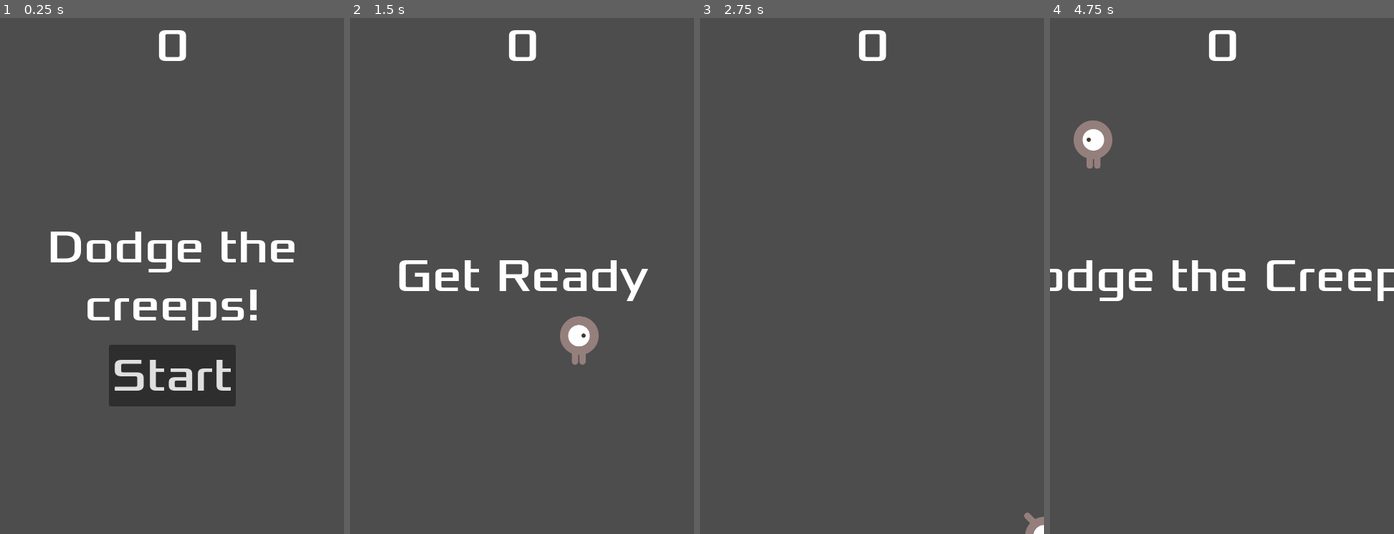
Above: before the commit, frames 1-4 (left to right).
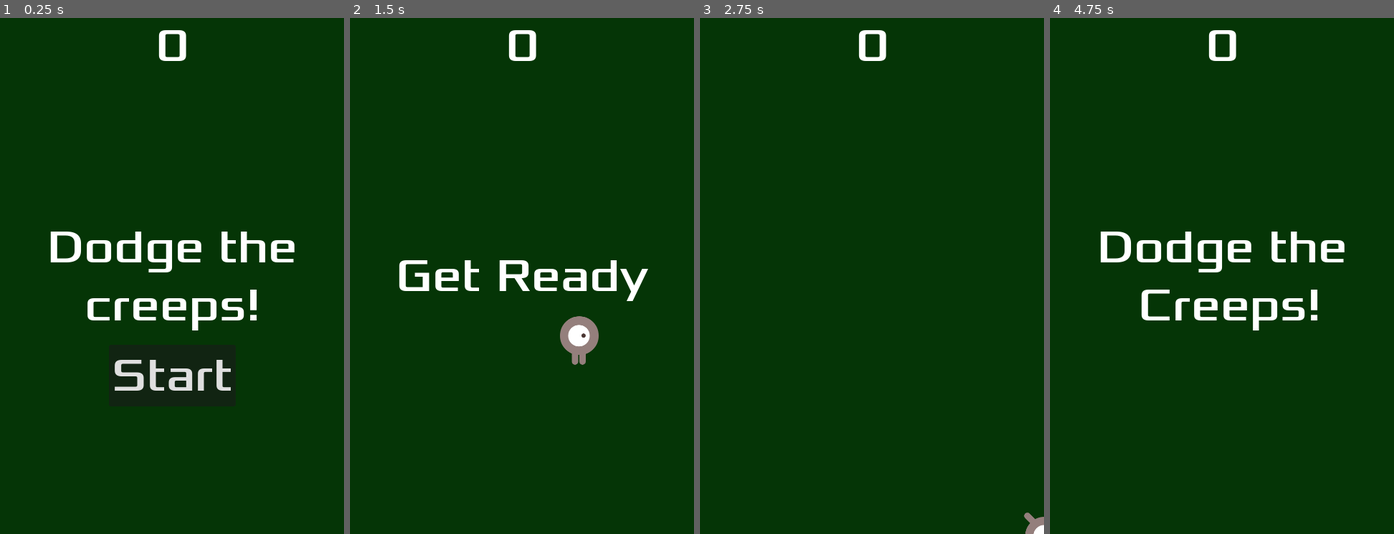
Above: after the commit, the same moments.

Repository: Ricardo-Macias/Simulacion_por_Computadora
Game: Godot game, scene res://main.tscn
The game is run twice, just before and just after one commit, with the same random seed, the same clock (stepped at 60 frames per second) and the same inputs. The project has no main scene, so this scene is started directly.
Inputs:
- Up to frame 1 (0.25 s): no input
- Up to frame 2 (1.5 s): click "Start" at 0.5 s; tap Enter at 1.25 s; hold Right (move_right) from 1.28 s (still down)
- Up to frame 3 (2.75 s): release Right (move_right) at 2.03 s; hold Down (move_down) from 2.03 s (still down)
- Up to frame 4 (4.75 s): release Down (move_down) at 2.78 s; hold Right (move_right) 2.78-3.53 s; hold Up (move_up) 3.53-4.28 s; hold Left (move_left) from 4.28 s (still down)

The runs differ from the first frame. In frame 1, 96% of the frame differs, in the area x 0-100%, y 0-100%; in frame 2, 97%; in frame 3, 100%; in frame 4, 100%.

Commit message:
feat: agregar fondo

Diff:
--- a/Your_First_2D_game/hud.gd
+++ b/Your_First_2D_game/hud.gd
@@ -1,14 +1,6 @@
 extends CanvasLayer
 
 signal start_game
-
-# Called when the node enters the scene tree for the first time.
-func _ready():
-	pass
-
-
-func _process(delta):
-	pass
 
 func show_message(text):
 	$Message.text = text
@@ -21,7 +13,7 @@
 
 	await $MessageTimer.timeout
 
-	$Message.text = "Dodge the Creeps!"
+	$Message.text = "Dodge the \n Creeps!"
 	$Message.show()
 
 	await get_tree().create_timer(1.0).timeout
--- a/Your_First_2D_game/hud.tscn
+++ b/Your_First_2D_game/hud.tscn
@@ -1,7 +1,13 @@
-[gd_scene load_steps=3 format=3 uid="uid://m5g6le3y50ay"]
+[gd_scene load_steps=5 format=3 uid="uid://m5g6le3y50ay"]
 
 [ext_resource type="Script" path="res://hud.gd" id="1_eow5u"]
 [ext_resource type="FontFile" uid="uid://jabwsa5yt12x" path="res://font/Xolonium-Regular.ttf" id="1_pb128"]
+
+[sub_resource type="InputEventAction" id="InputEventAction_7svnq"]
+action = &"start_game"
+
+[sub_resource type="Shortcut" id="Shortcut_26cmn"]
+events = [SubResource("InputEventAction_7svnq")]
 
 [node name="HUD" type="CanvasLayer"]
 script = ExtResource("1_eow5u")
@@ -50,6 +56,7 @@
 grow_vertical = 2
 theme_override_fonts/font = ExtResource("1_pb128")
 theme_override_font_sizes/font_size = 64
+shortcut = SubResource("Shortcut_26cmn")
 text = "Start"
 
 [node name="MessageTimer" type="Timer" parent="."]
--- a/Your_First_2D_game/main.gd
+++ b/Your_First_2D_game/main.gd
@@ -20,10 +20,10 @@
 
 func new_game():
 	score = 0
+	$Player.start($StartPosition.position)
+	$StartTimer.start()
 	$HUD.update_score(score)
 	$HUD.show_message("Get Ready")
-	$Player.start($StartPosition.position)
-	$StartTimer.start()
 	get_tree().call_group("mobs","queue_free")
 
 
--- a/Your_First_2D_game/main.tscn
+++ b/Your_First_2D_game/main.tscn
@@ -14,6 +14,14 @@
 [node name="Main" type="Node"]
 script = ExtResource("1_1a2v5")
 mob_scene = ExtResource("2_ynqnl")
+
+[node name="ColorRect" type="ColorRect" parent="."]
+anchors_preset = 15
+anchor_right = 1.0
+anchor_bottom = 1.0
+grow_horizontal = 2
+grow_vertical = 2
+color = Color(0.0196078, 0.207843, 0.0235294, 1)
 
 [node name="Player" parent="." instance=ExtResource("1_q27cr")]
 
--- a/Your_First_2D_game/player.gd
+++ b/Your_First_2D_game/player.gd
@@ -44,6 +44,7 @@
 	hit.emit()
 
 	$CollisionShape2D.set_deferred("disabled", true)
+	hide()
 
 func start(pos):
 	position = pos
--- a/Your_First_2D_game/project.godot
+++ b/Your_First_2D_game/project.godot
@@ -42,3 +42,8 @@
 "events": [Object(InputEventKey,"resource_local_to_scene":false,"resource_name":"","device":-1,"window_id":0,"alt_press …(182 unchanged characters)…
 ]
 }
+start_game={
+"deadzone": 0.5,
+"events": [Object(InputEventKey,"resource_local_to_scene":false,"resource_name":"","device":-1,"window_id":0,"alt_pressed":false,"shift_pressed":false,"ctrl_pressed":false,"meta_pressed":false,"pressed":false,"keycode":0,"physical_keycode":4194309,"key_label":0,"unicode":0,"echo":false,"script":null)
+]
+}
